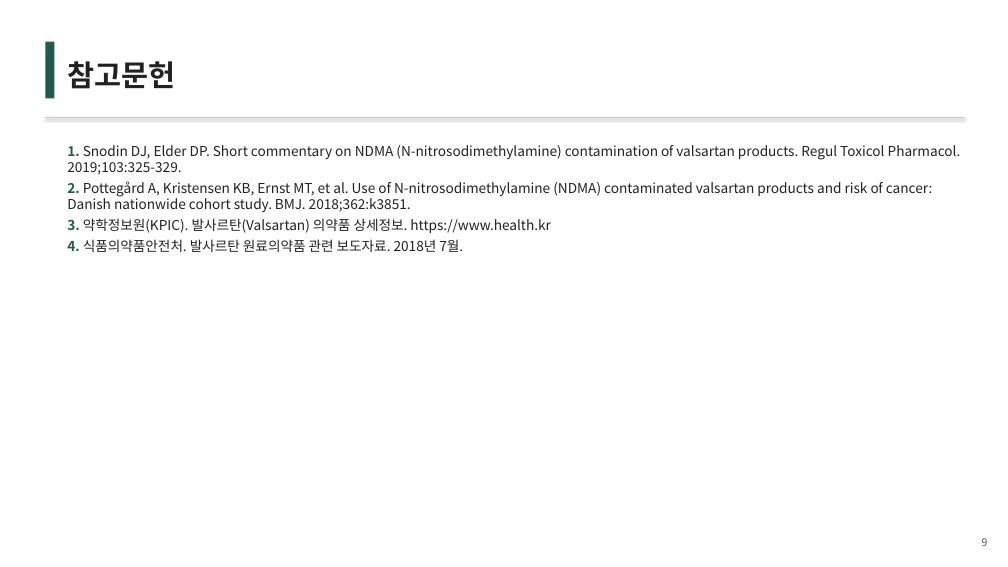
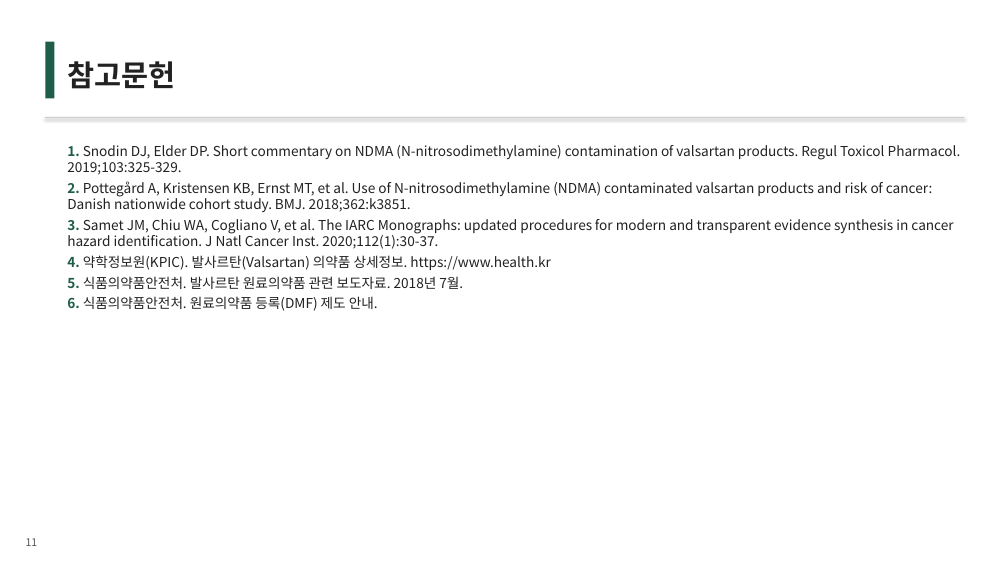
Before and after one commit to wlwl991123-prog/webtoon-app, a slide deck: slide 11 of GMP_발사르탄.pptx (slide 9 before the commit). Drawn at 1008x567 pixels with LibreOffice and Linux fonts; fonts in the diff are those of the drawing. Boxes give left, top, right and bottom in pixels: in the first picture for what was removed or moved away, otherwise in the second. Text is boxed around its words. In the diff, an @@ line names an element or a change of style, - is before the commit and + after.

```diff
--- a/GMP_발사르탄.pptx
+++ b/GMP_발사르탄.pptx
@@ text at (67, 219, 953, 311): text changed @@
-3. 약학정보원(KPIC). 발사르탄(Valsartan) 의약품 상세정보. https://www.health.kr
-4. 식품의약품안전처. 발사르탄 원료의약품 관련 보도자료. 2018년 7월.
+3. Samet JM, Chiu WA, Cogliano V, et al. The IARC Monographs: updated procedures for modern and transparent evidence synthesis in cancer hazard identification. J Natl Cancer Inst. 2020;112(1):30-37.
+4. 약학정보원(KPIC). 발사르탄(Valsartan) 의약품 상세정보. https://www.health.kr
+5. 식품의약품안전처. 발사르탄 원료의약품 관련 보도자료. 2018년 7월.
+6. 식품의약품안전처. 원료의약품 등록(DMF) 제도 안내.
@@ text added at (26, 538, 38, 546), 10 pt, text #555555 @@
+11
@@ text removed at (982, 538, 988, 546) @@
-9
```
Also in this commit, not shown: 7 other slides changed, 2 slides added, 3 other files.
